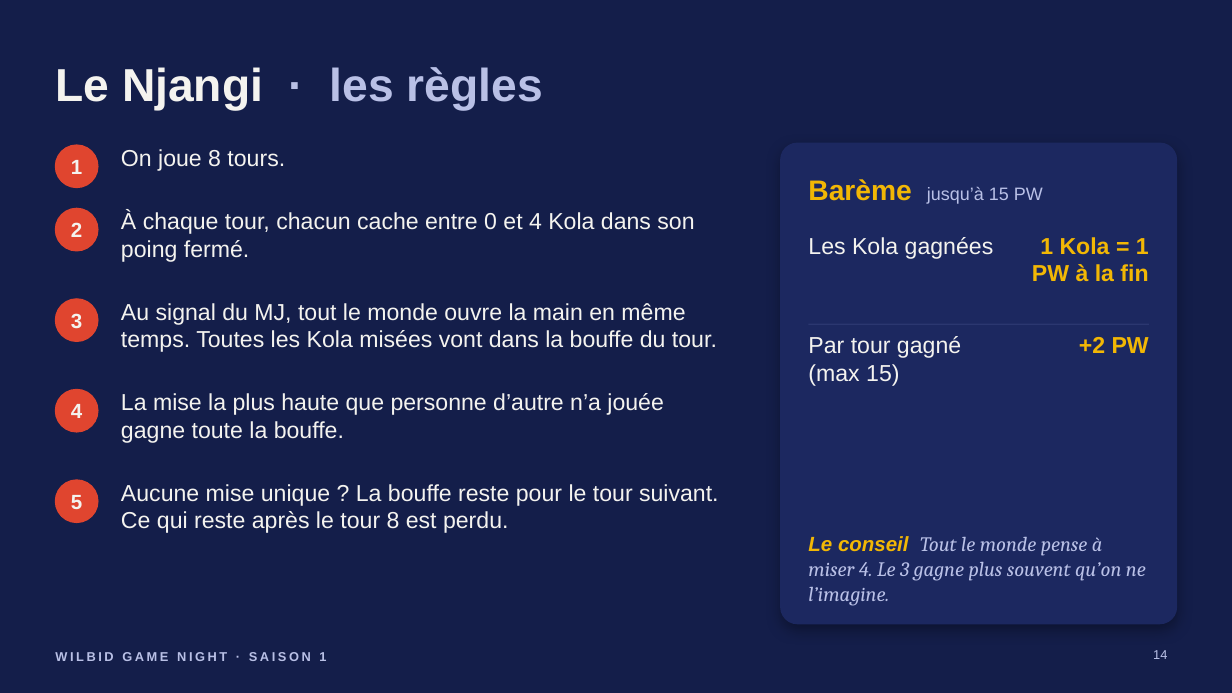
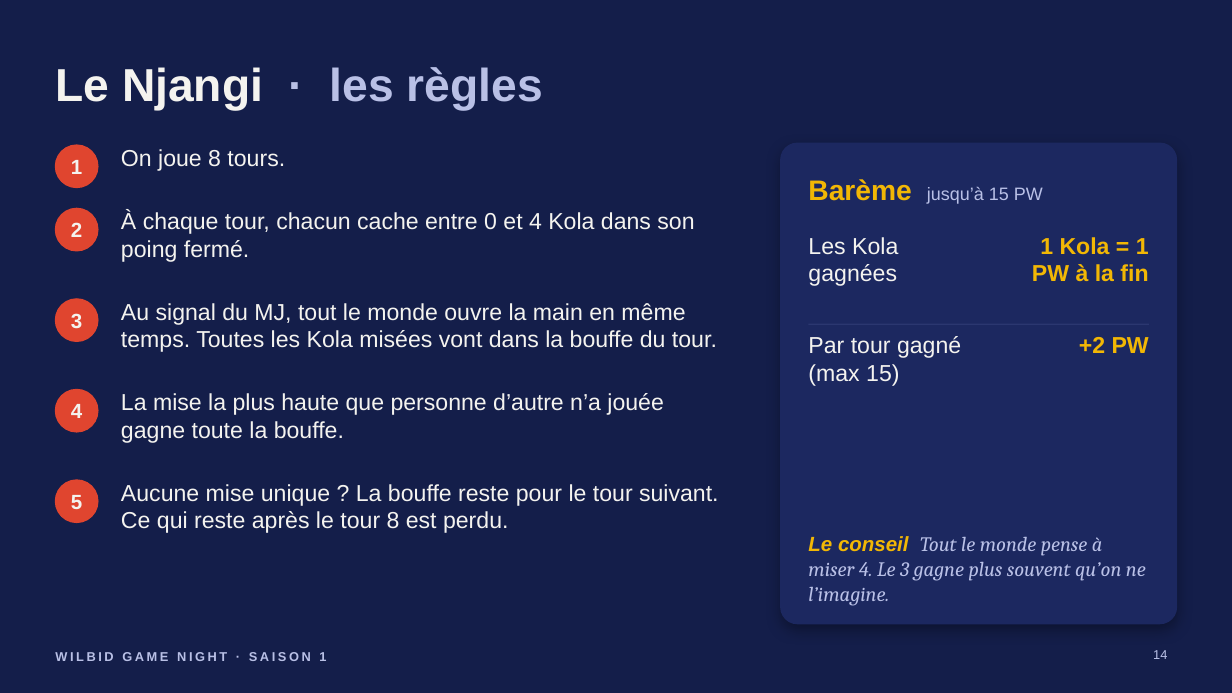
Before and after one commit to sedsgd/wilbid_game_night, a slide deck: slide 14 of documents/presentation-jour-j/Wilbid-presentation-jour-J.pptx. Drawn at 1232x693 pixels with LibreOffice and Linux fonts; fonts in the diff are those of the drawing. Boxes give left, top, right and bottom in pixels: in the first picture for what was removed or moved away, otherwise in the second. Text is boxed around its words. In the diff, an @@ line names an element or a change of style, - is before the commit and + after.

```diff
--- a/documents/presentation-jour-j/Wilbid-presentation-jour-J.pptx
+++ b/documents/presentation-jour-j/Wilbid-presentation-jour-J.pptx
@@ text "Les Kola gagnées" rewrapped from (808,237,994,259) to (808,237,898,286) @@
```
Also in this commit, not shown: 16 other slides changed, 1 other file.
